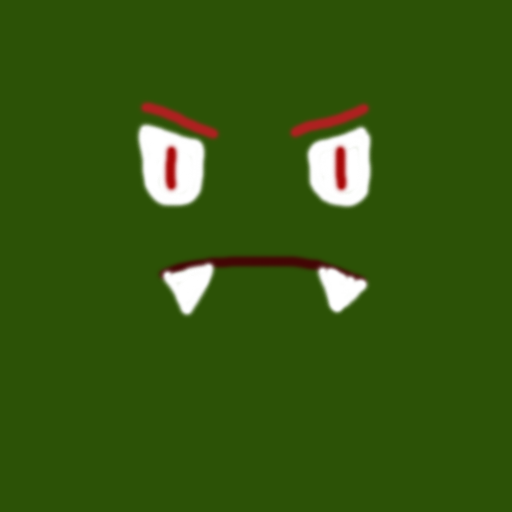
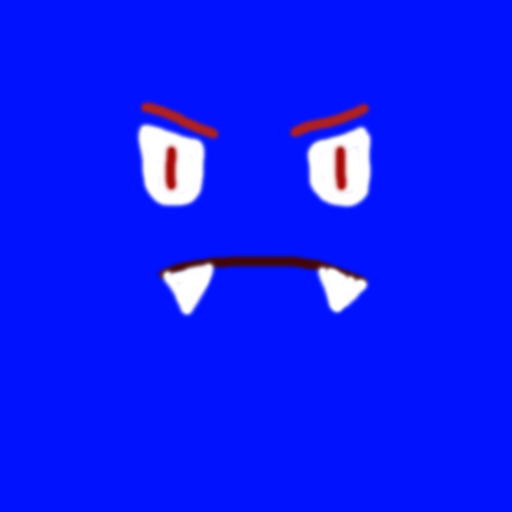
Layer changes from the first 512x512 image to the second:
added layer "Color Fill 2" above "Color Fill 1" over [0, 0, 512, 512]
